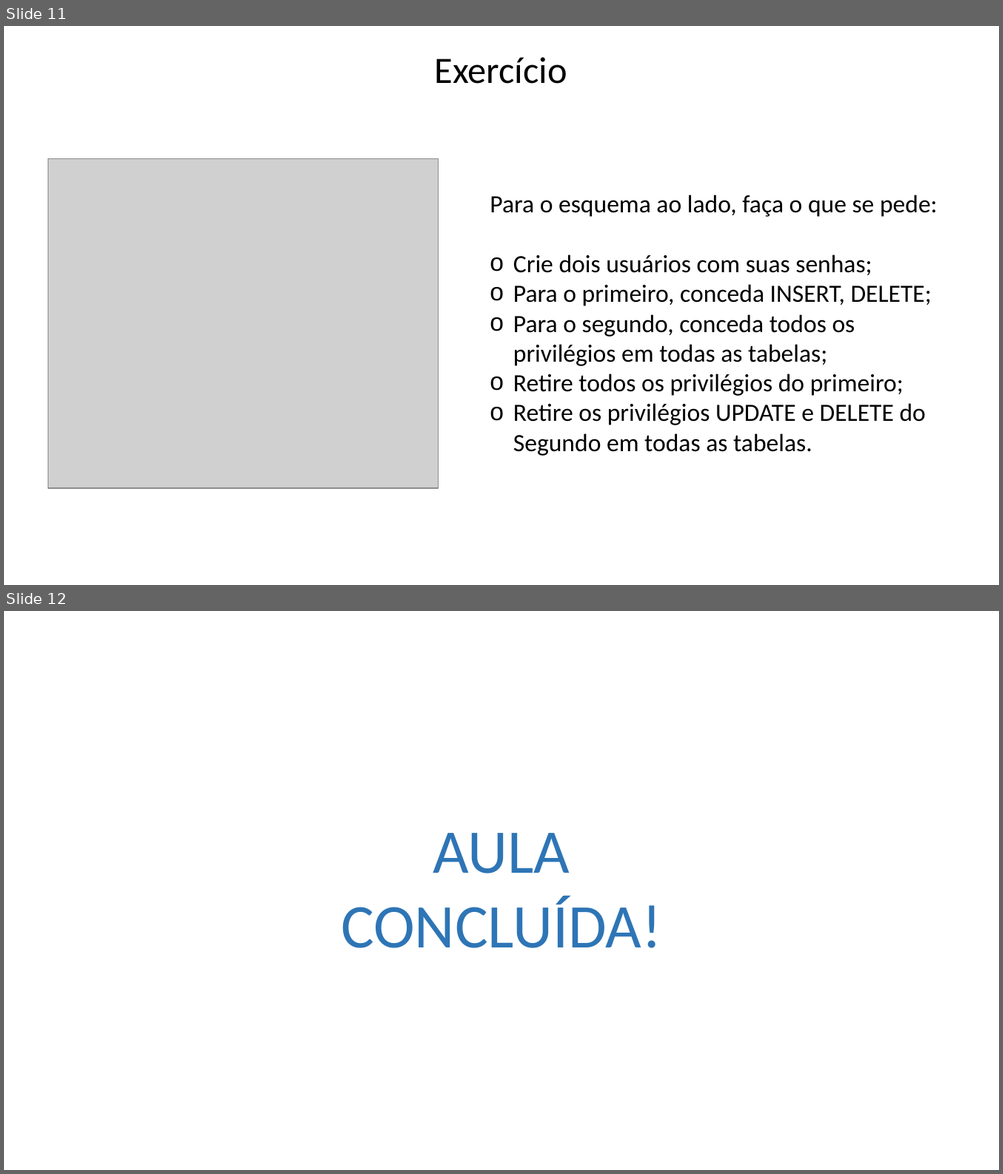
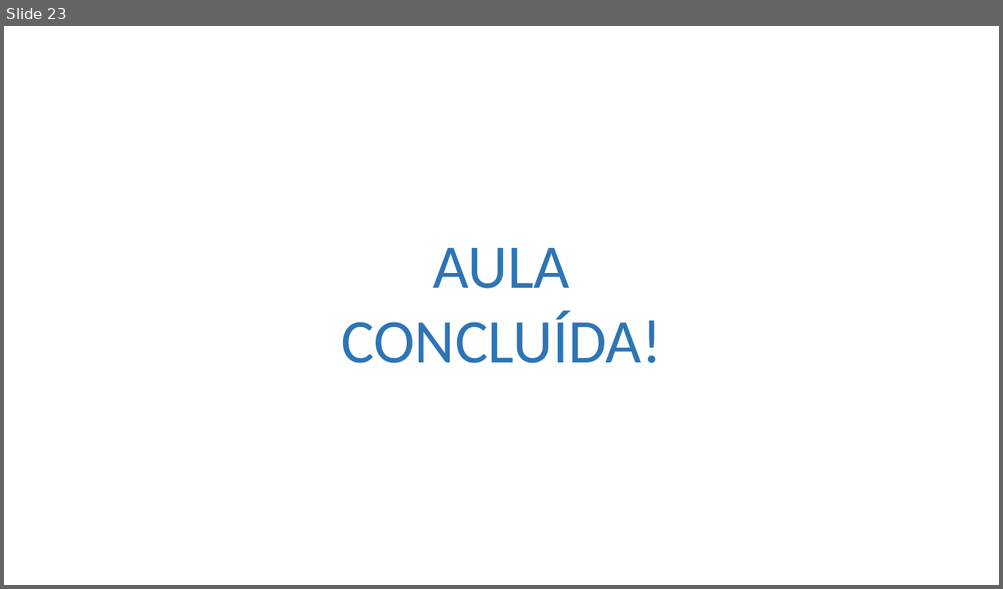
Before and after one commit to Felipe-Tagawa/C07-Monitoria, a slide deck: Aula 06/ComandosDCL.pptx. Shown one above the other, each under a label of ours: slides 11 and 12 before the commit, slide 23 after it. The pictures are 1003x1174 and 1003x589 pixels, drawn with LibreOffice and Linux fonts; fonts in the diff are those of the drawing; grey boxes stand for pictures; background and template pictures are left out. Boxes give left, top, right and bottom in pixels: in the first picture for what was removed or moved away, otherwise in the second. Text is boxed around its words. In the diff, an @@ line names an element or a change of style, - is before the commit and + after.

```diff
--- a/Aula 06/ComandosDCL.pptx
+++ b/Aula 06/ComandosDCL.pptx
@@ slide 11 removed at bbox=[4, 26, 999, 585], background picture (left out) @@
@@ text removed at bbox=[435, 57, 567, 84] @@
-Exercício
@@ picture removed at bbox=[48, 158, 438, 488] @@
@@ text removed at bbox=[489, 195, 937, 456] @@
-Para o esquema ao lado, faça o que se pede:
-o Crie dois usuários com suas senhas;
-o Para o primeiro, conceda INSERT, DELETE;
-o Para o segundo, conceda todos os privilégios em todas as tabelas;
-o Retire todos os privilégios do primeiro;
-o Retire os privilégios UPDATE e DELETE do Segundo em todas as tabelas.
@@ what was slide 12 is now slide 23 @@
```
Also in this commit, not shown: 13 slides added, 1 other slide removed, 2 other files.
